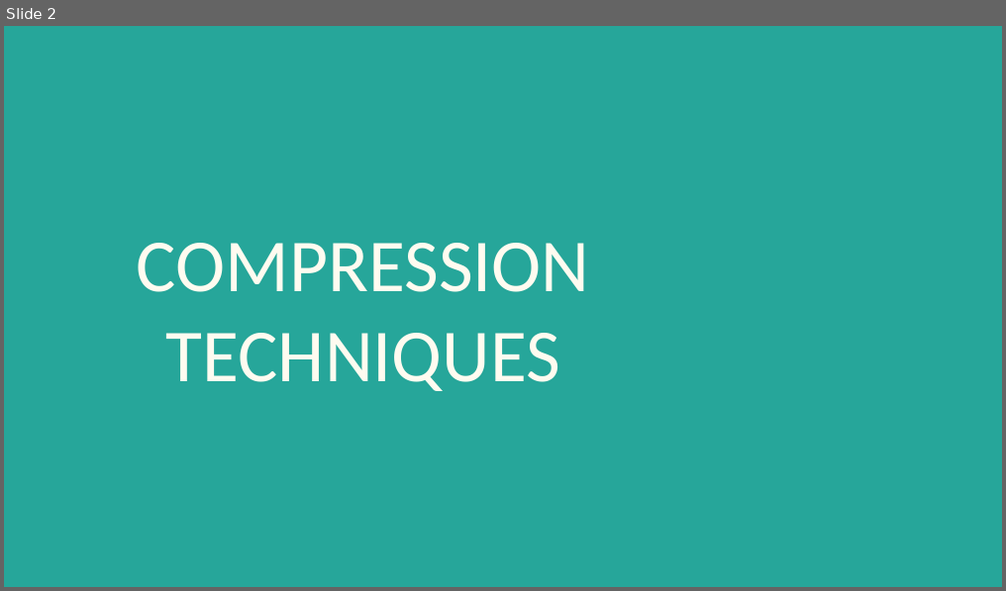
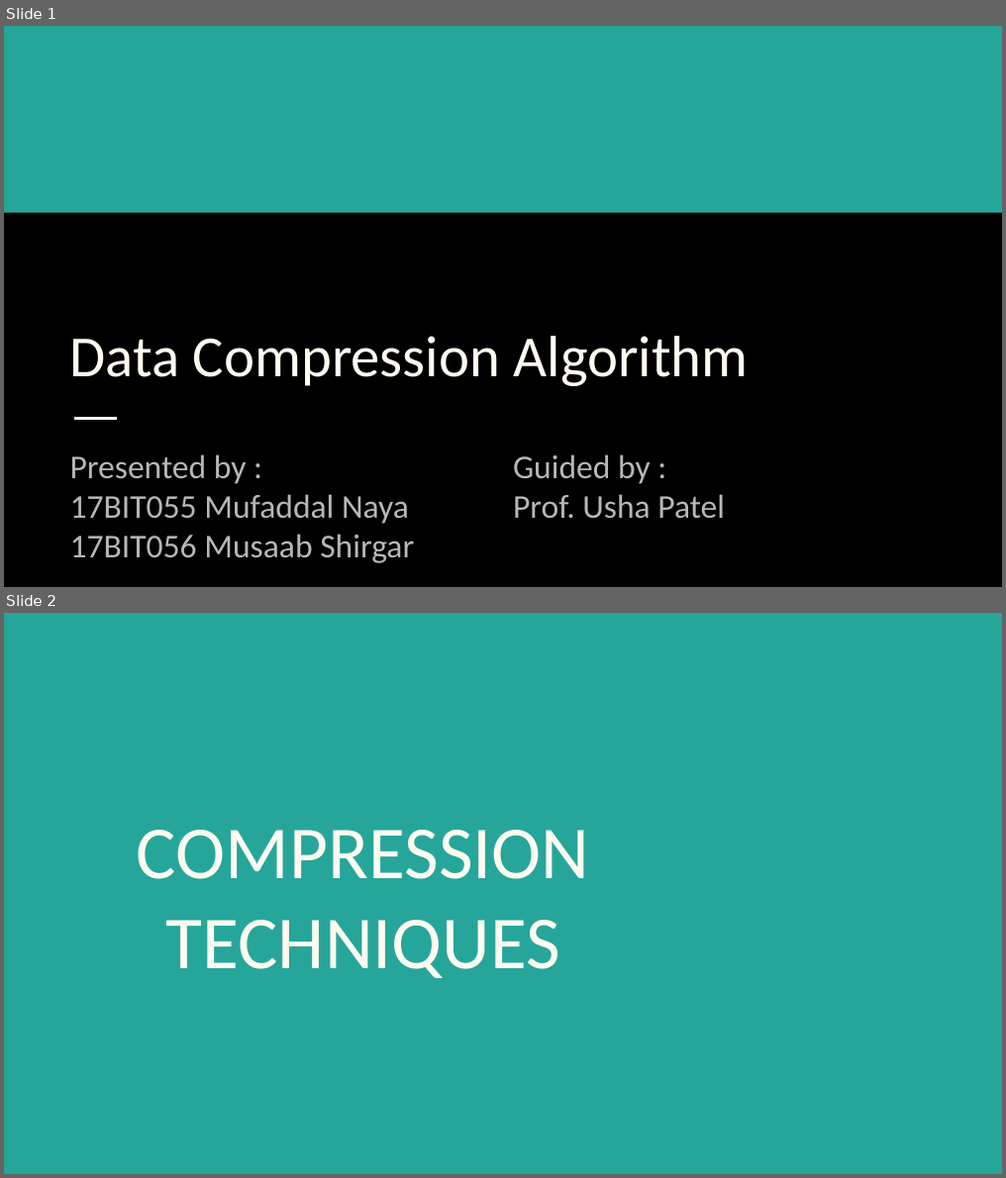
Before and after one commit to mufaddalnaya/Data-Compression, a slide deck: Data Compression.pptx. Shown one above the other, each under a label of ours: slide 2 before the commit, slides 1 and 2 after it. The pictures are 1006x591 and 1006x1178 pixels, drawn with LibreOffice and Linux fonts; fonts in the diff are those of the drawing. Boxes give left, top, right and bottom in pixels: in the first picture for what was removed or moved away, otherwise in the second. Text is boxed around its words. In the diff, an @@ line names an element or a change of style, - is before the commit and + after.

Commit message:
Review II - Adaptive Huffman Algorithm

```diff
--- a/Data Compression.pptx
+++ b/Data Compression.pptx
@@ slide 1 added at bbox=[4, 26, 1002, 587], background #000000 @@
@@ rectangle added at bbox=[4, 26, 1002, 212], fill #26A69A @@
@@ title added at bbox=[70, 336, 748, 386], 42 pt, text #FFFBF0 @@
+Data Compression Algorithm
@@ line added from (74, 418) to (117, 418), #FFFBF0 2.25 pt @@
@@ subtitle added at bbox=[70, 455, 414, 564], 24 pt, text #B7B7B7 @@
+Presented by :
+17BIT055 Mufaddal Naya
+17BIT056 Musaab Shirgar
@@ text added at bbox=[513, 455, 725, 519], 24 pt, text #B7B7B7 @@
+Guided by :
+Prof. Usha Patel
```
Also in this commit, not shown: 1 slide changed, 2 other slides added, 20 slides removed, 45 other files.
